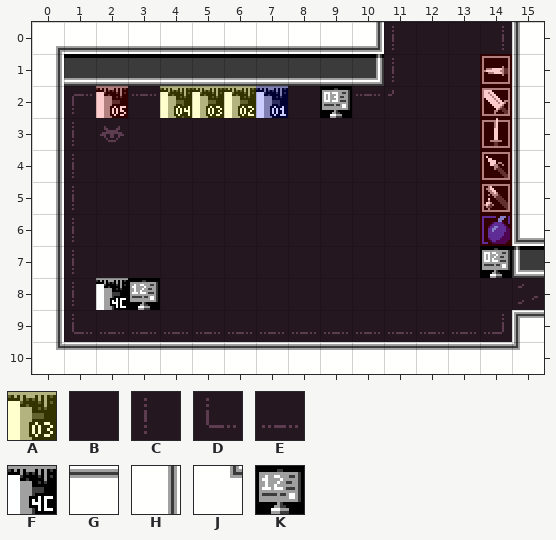
Level history. Tiled map: art/rooms/Hub/DebugRoom1.tmx. The picture above is the old version.
Cells are 16x16 px. Shown: x 0..15, y 0..10.
Key: from "Attributes": A 2; from "DiscoFloorTiles": B 0 "floor", C 9 "floor", D 17 "floor", E 18 "floor"; from "ExitTiles": F 76 "exit"; from "MapTiles": G 193 "map", H 210 "map", J 227 "map"; from "SignTiles": K 18 "sign".
_ is an empty cell.
Layer "Base" before, first column x 0:
 4 HCBBBBBBBBB
 5 HCBBBBBBBBB
 6 HCBBBBBBBBB
 7 HCBBBBBBBBB
 8 HCFKBBBBBBB
 9 HDEEEEEEEEE
10 JGGGGGGGGGG
The result:
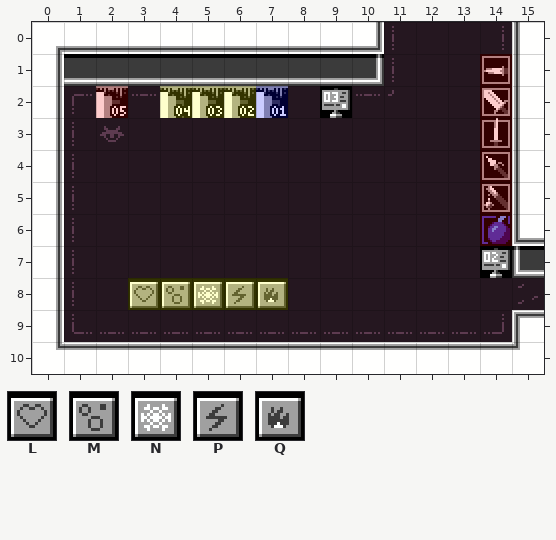
Further tiles: from "TechnicalTiles": L 54 "map", M 55 "map", N 56 "map", P 57 "map", Q 58 "map".
See-through tiles are keyed as they look on the map.
Change:
Changed rows in their new state; . is an unchanged cell.
Layer "Base":
first column x 2:
 8 BLMNPQ
Layer "Attributes":
first column x 3:
 8 AAAAA
